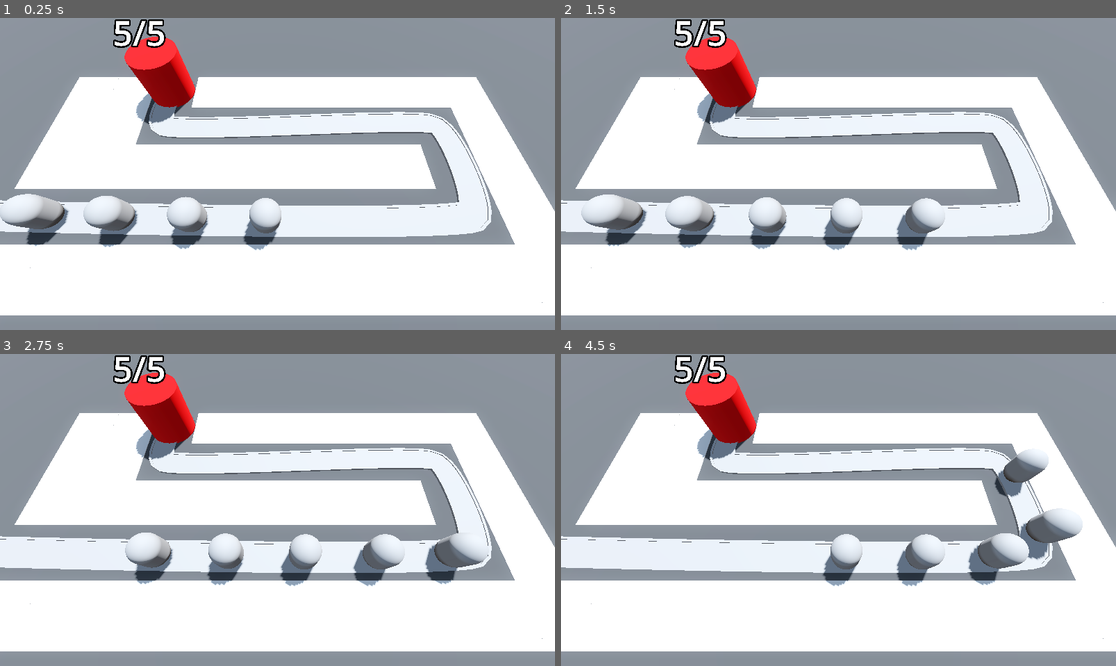
Above: before the commit, frames 1-4 (two rows, left to right).
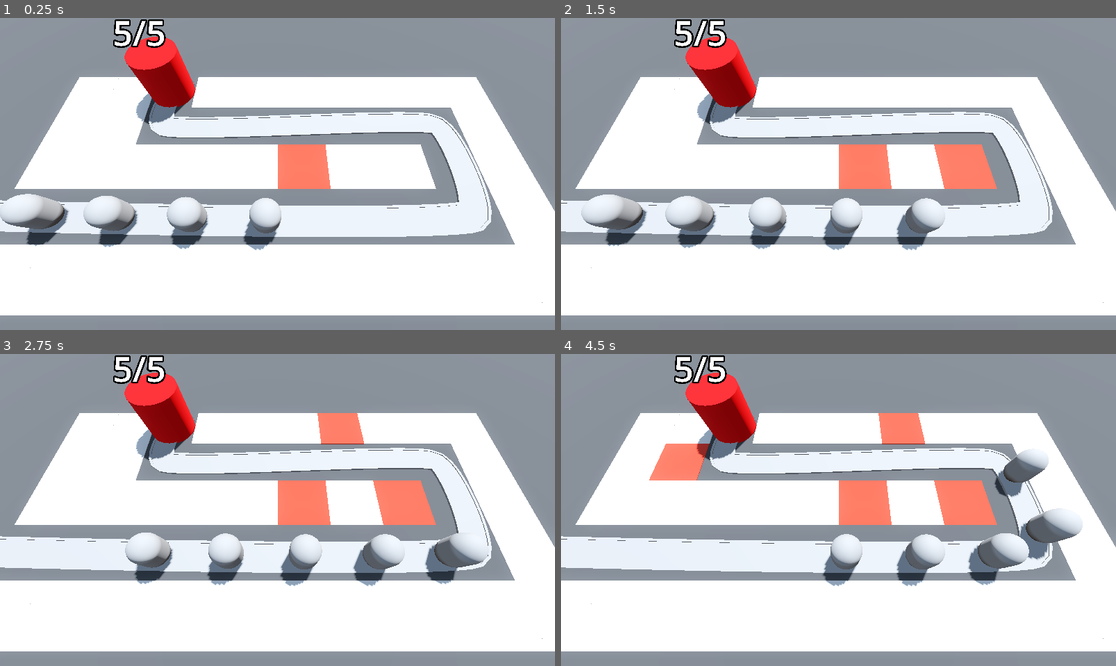
Above: after the commit, the same moments.

Repository: t04glovern/TinyTowerDefense
Game: Godot game, scene res://Levels/BaseLevel.tscn
Two runs of this game, one before a commit and one after it. Both use one fixed random seed, a clock stepped at 60 frames per second and the inputs below.
Inputs (mouse positions are in pixels of both pictures, inside the frame that each line leads up to):
- Up to frame 1 (0.25 s): no input
- Up to frame 2 (1.5 s): move the mouse to (960, 158) at 0.52 s; move the mouse to (727, 189) at 1.27 s
- Up to frame 3 (2.75 s): move the mouse to (333, 441) at 2.02 s
- Up to frame 4 (4.5 s): move the mouse to (810, 572) at 2.77 s; move the mouse to (1005, 556) at 3.52 s; move the mouse to (672, 463) at 4.27 s

The runs differ from the first frame. In frame 1, 1.3% of the frame differs, in the area x 50-60%, y 40-55%; in frame 2, 2.6%; in frame 3, 3.3%; in frame 4, 4.3%, in the area x 15-79%, y 18-55%.

Commit message:
42. Updating Gridmap Cells

Diff:
--- a/Levels/BaseLevel.tscn
+++ b/Levels/BaseLevel.tscn
@@ -42,7 +42,8 @@
 size = Vector3(100, 2, 100)
 material = SubResource("StandardMaterial3D_vbmah")
 
-[node name="RayPickerCamera" parent="." instance=ExtResource("1_843e6")]
+[node name="RayPickerCamera" parent="." node_paths=PackedStringArray("gridmap") instance=ExtResource("1_843e6")]
+gridmap = NodePath("../GridMap")
 
 [node name="GridMap" type="GridMap" parent="."]
 transform = Transform3D(1, 0, 0, 0, 1, 0, 0, 0, 1, 0.0347259, -1.90735e-06, -0.00266647)
--- a/RayPickerCamera/ray_picker_camera.gd
+++ b/RayPickerCamera/ray_picker_camera.gd
@@ -1,9 +1,10 @@
 extends Camera3D
 
 
+@export var clickable_range: float = 100
+@export var gridmap: GridMap
+
 @onready var ray_cast_3d: RayCast3D = $RayCast3D
-
-@export var clickable_range: float = 100
 
 
 # Called every frame. 'delta' is the elapsed time since the previous frame.
@@ -11,4 +12,11 @@
 	var mouse_position: Vector2 = get_viewport().get_mouse_position()
 	ray_cast_3d.target_position = project_local_ray_normal(mouse_position) * clickable_range
 	ray_cast_3d.force_raycast_update()
-	printt(ray_cast_3d.get_collider(), ray_cast_3d.get_collision_point())
+
+	if ray_cast_3d.is_colliding():
+		var collider = ray_cast_3d.get_collider()
+		if collider is GridMap:
+			var collision_point: Vector3 = ray_cast_3d.get_collision_point()
+			var cell: Vector3i = gridmap.local_to_map(collision_point)
+			if gridmap.get_cell_item(cell) == 0:
+				gridmap.set_cell_item(cell, 1)
